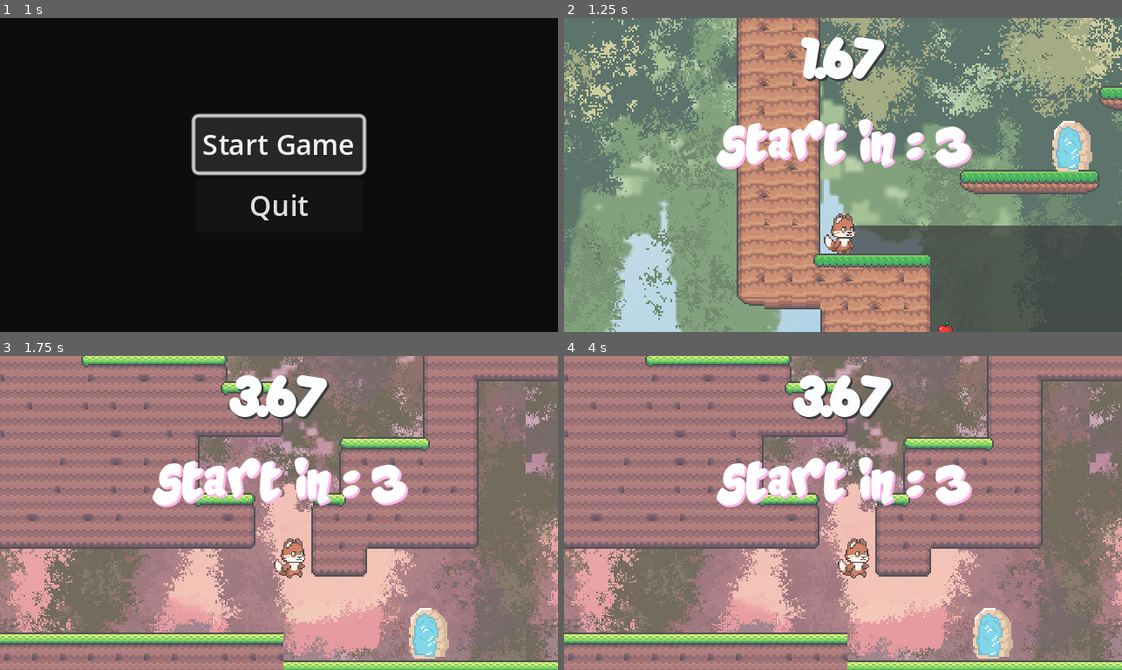
Above: before the commit, frames 1-4 (two rows, left to right).
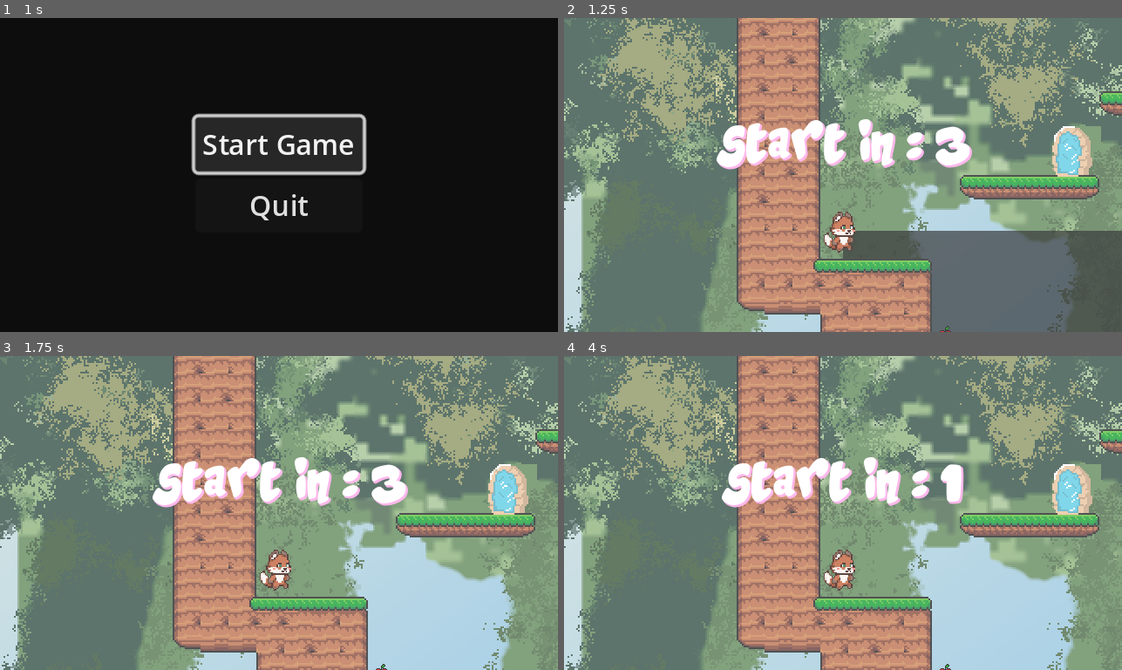
Above: after the commit, the same moments.

Repository: alwong18/AnimalExplorer
Game: Godot game, scene res://Scenes/start_menu.tscn
Two runs of this game, one before a commit and one after it. Both use one fixed random seed, a clock stepped at 60 frames per second and the inputs below. The engine's default icon, where the game draws it, is replaced by a stand-in: a white triangle on a blue panel in a dark square.
Inputs:
- Up to frame 1 (1 s): click "Start Game" at 0.5 s
- Up to frame 2 (1.25 s): no input
- Up to frame 3 (1.75 s): hold Right (move_right) from 1.28 s (still down); tap Space (shoot) at 1.35 s; tap Up (move_up) at 1.52 s
- Up to frame 4 (4 s): tap Space (shoot) at 2.1, 2.85, 3.6 s; tap Up (move_up) at 2.27, 3.77 s; release Right (move_right) at 2.78 s; hold Left (move_left) 2.78-3.53 s; hold Right (move_right) from 3.53 s (still down)

Frame 1 is identical in both runs. In frame 2, 59% of the frame differs, in the area x 0-100%, y 0-100%; in frame 3, 89%; in frame 4, 91%.

Commit message:
unhastaged

Diff:
--- a/Scenes/World.gd
+++ b/Scenes/World.gd
@@ -10,8 +10,8 @@
 # Called when the node enters the scene tree for the first time.
 func _ready():
 	get_tree().paused = true
-#	animation_player.play("countdown")
-#	await animation_player.animation_finished
+	animation_player.play("countdown")
+	await animation_player.animation_finished
 	get_tree().paused = false
 	start_level_msc = Time.get_ticks_msec()
 
